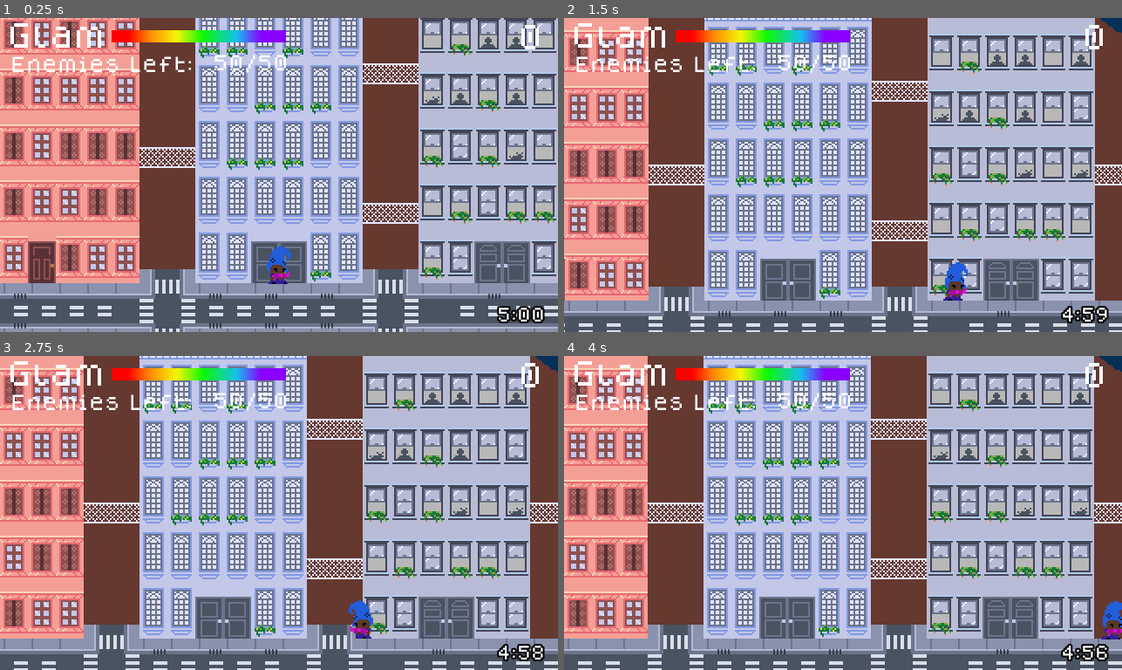
Above: before the commit, frames 1-4 (two rows, left to right).
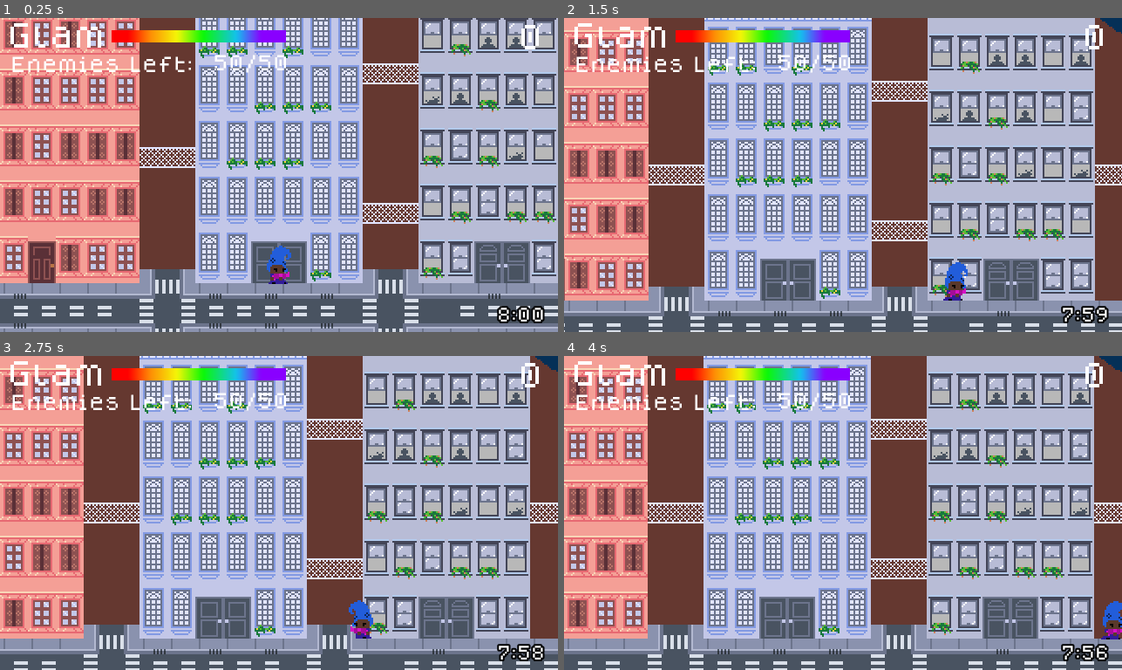
Above: after the commit, the same moments.

Repository: hamiltonromualdo/bring-ur-glam
Game: Godot game, scene res://src/Levels/EndGame.tscn
The game is run twice, just before and just after one commit, with the same random seed, the same clock (stepped at 60 frames per second) and the same inputs. This scene is started directly instead of the project's main scene. Sound files missing from this copy of the repository are replaced by a short silence.
Inputs (mouse positions are in pixels of both pictures, inside the frame that each line leads up to):
- Up to frame 1 (0.25 s): no input
- Up to frame 2 (1.5 s): tap Enter (ui_accept) at 0.5, 0.77 s; move the mouse to (965, 159) at 0.52 s; hold Right (ui_right) from 0.53 s (still down); move the mouse to (731, 190) at 1.27 s
- Up to frame 3 (2.75 s): tap Enter (ui_accept) at 1.52 s; move the mouse to (334, 443) at 2.02 s; release Right (ui_right) at 2.03 s; hold Left (ui_left) from 2.03 s (still down)
- Up to frame 4 (4 s): move the mouse to (815, 575) at 2.77 s; release Left (ui_left) at 2.78 s; hold Right (ui_right) from 2.78 s (still down); tap Enter (ui_accept) at 3.02, 3.77 s; move the mouse to (1010, 560) at 3.52 s

The runs differ from the first frame. In frame 1, less than 0.1% of the frame differs, in the area x 89-92%, y 91-96%; in frame 2, 0.1%, in the area x 89-92%, y 91-98%; in frame 3, 0.1%; in frame 4, 0.1%.

Commit message:
Increasing end game time limit

Diff:
--- a/bring_ur_glam/src/Levels/EndGame.gd
+++ b/bring_ur_glam/src/Levels/EndGame.gd
@@ -18,7 +18,7 @@
 var liveEnemies = 0
 var enemiesSpawned = 0
 var rng = RandomNumberGenerator.new()
-var secondsLeft = 5*60
+var secondsLeft = 8*60
 
 func linear_interpolate(from: float, to: float, inclination: float) -> float:
     return from + (to - from) * inclination
